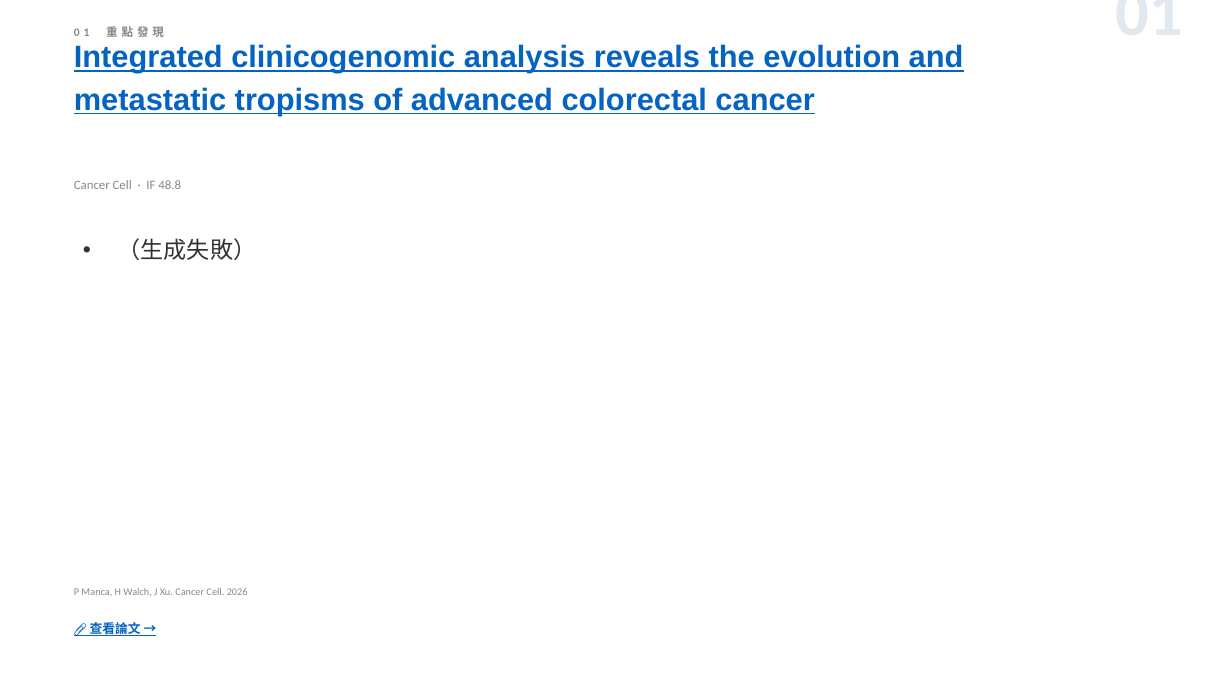
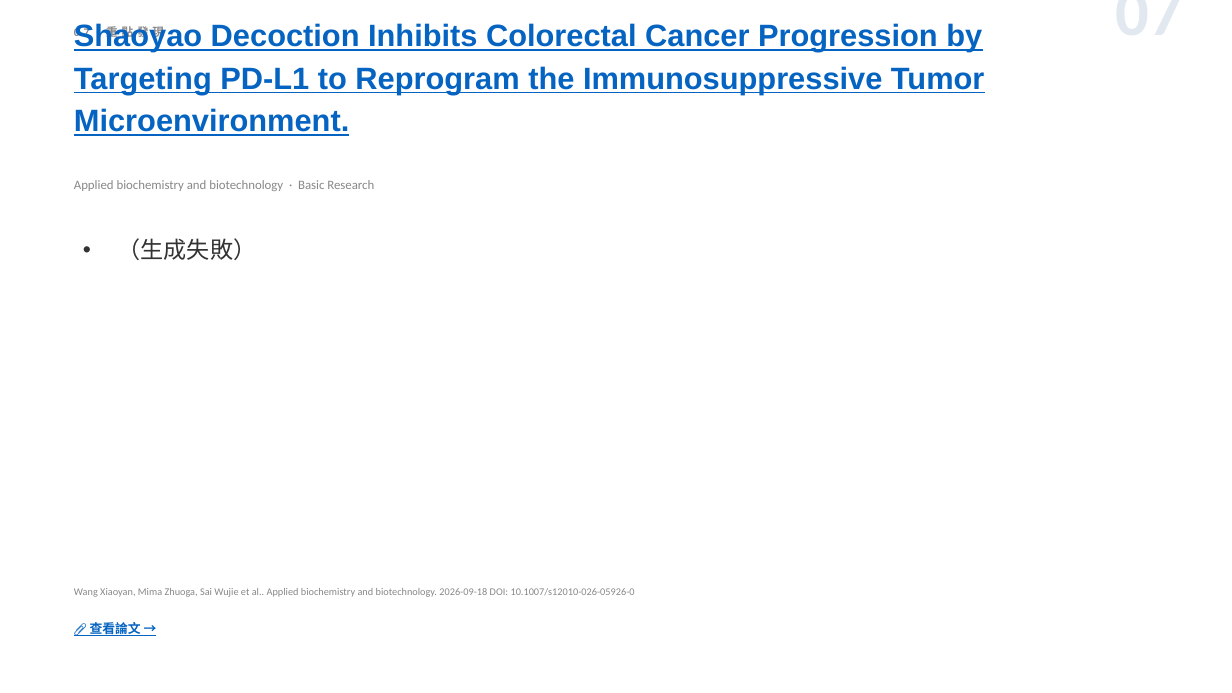
Before and after one commit to jejenhu-maker/colorectal-weekly-digest, a slide deck: slide 9 of docs/digest-zh.pptx (slide 3 before the commit). Drawn at 1232x693 pixels with LibreOffice and Linux fonts; fonts in the diff are those of the drawing. Boxes give left, top, right and bottom in pixels: in the first picture for what was removed or moved away, otherwise in the second. Text is boxed around its words. In the diff, an @@ line names an element or a change of style, - is before the commit and + after.

```diff
--- a/docs/digest-zh.pptx
+++ b/docs/digest-zh.pptx
@@ text at (74,25,164,41): text changed @@
-01 重點發現
+07 重點發現
@@ text at (74,23,984,136): text changed @@
-Integrated clinicogenomic analysis reveals the evolution and metastatic tropisms of advanced colorectal cancer
+Shaoyao Decoction Inhibits Colorectal Cancer Progression by Targeting PD-L1 to Reprogram the Immunosuppressive Tumor Microenvironment.
@@ text at (924,9,1183,9): text changed @@
-01
+07
@@ text at (74,180,374,191): text changed @@
-Cancer Cell · IF 48.8
+Applied biochemistry and biotechnology · Basic Research
@@ text at (74,588,635,597): text changed @@
-P Manca, H Walch, J Xu. Cancer Cell. 2026
+Wang Xiaoyan, Mima Zhuoga, Sai Wujie et al.. Applied biochemistry and biotechnology. 2026-09-18 DOI: 10.1007/s12010-026-05926-0
```
Also in this commit, not shown: 10 other slides changed, 1 slide added, 1 slide removed, 2 other files.
